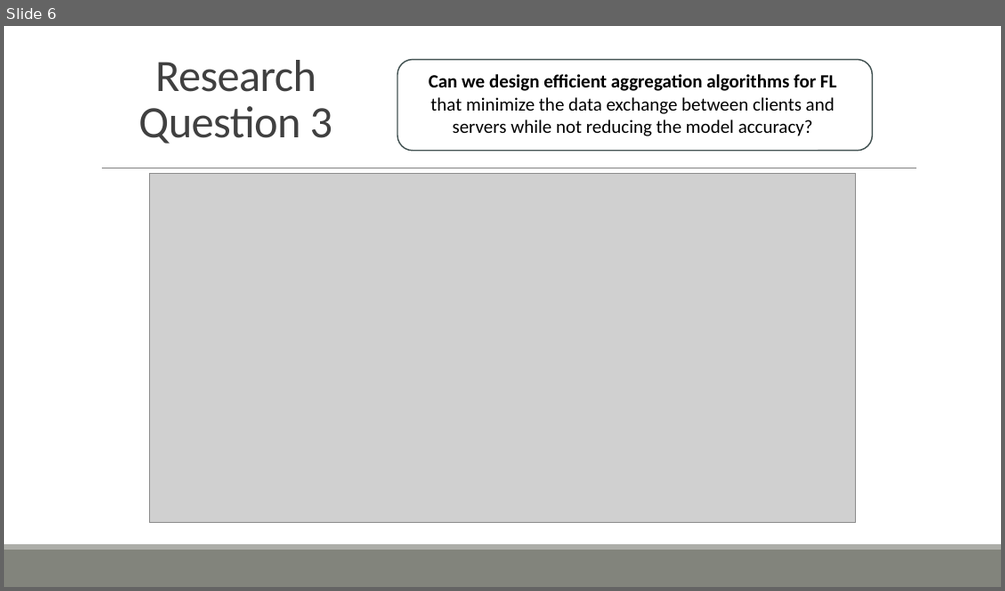
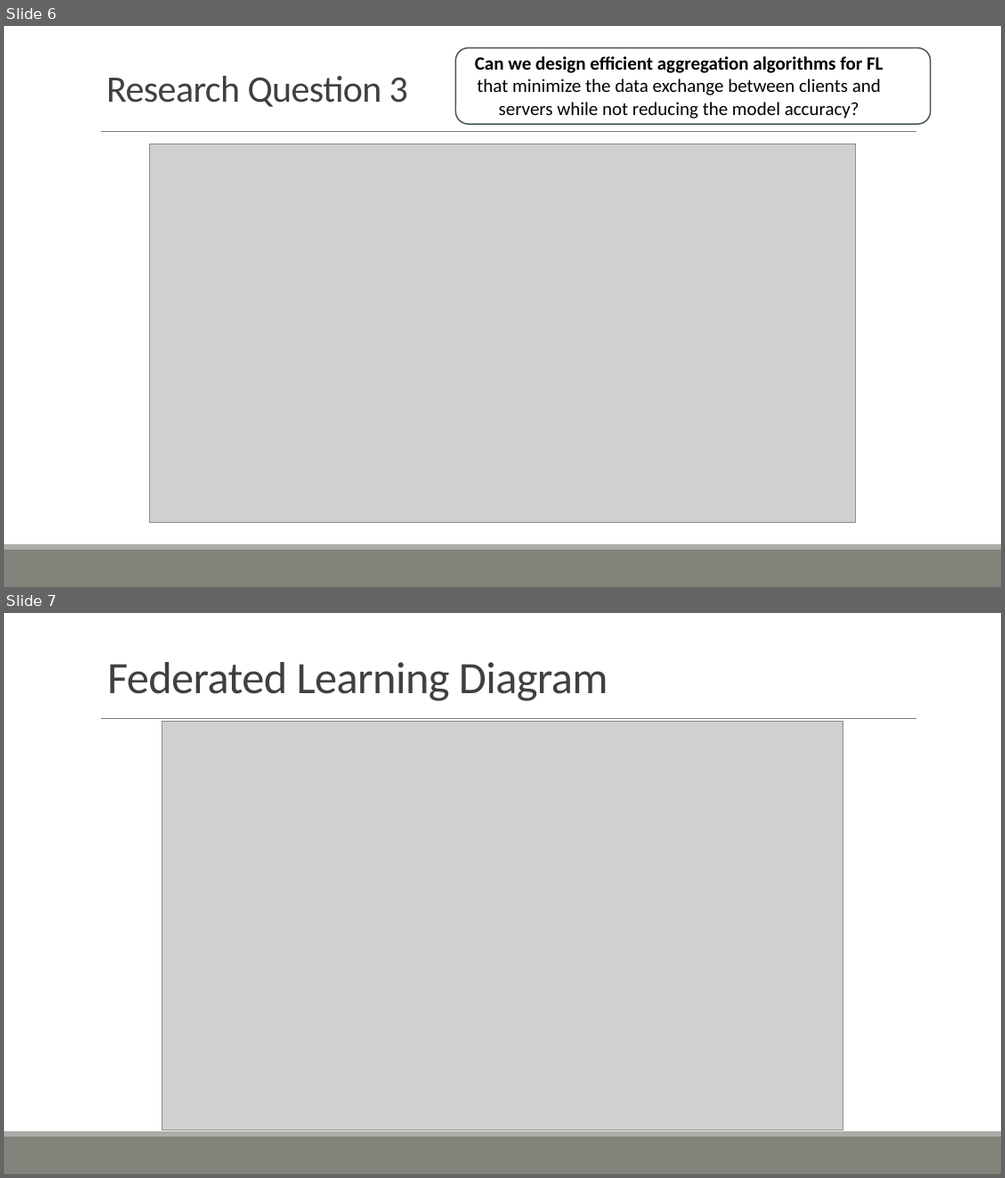
Before and after one commit to ofithcheallaigh/phd, a slide deck: Presentations/Supervisor Meetings/2024/Upcoming Meeting.pptx. Shown one above the other, each under a label of ours: slide 6 before the commit, slides 6 and 7 after it. The pictures are 1005x591 and 1005x1178 pixels, drawn with LibreOffice and Linux fonts; fonts in the diff are those of the drawing; grey boxes stand for pictures. Boxes give left, top, right and bottom in pixels: in the first picture for what was removed or moved away, otherwise in the second. Text is boxed around its words. In the diff, an @@ line names an element or a change of style, - is before the commit and + after.

Commit message:
Added LF system diagram, and changed some slide formatting

```diff
--- a/Presentations/Supervisor Meetings/2024/Upcoming Meeting.pptx
+++ b/Presentations/Supervisor Meetings/2024/Upcoming Meeting.pptx
@@ slide 7 added at [4, 613, 1001, 1174], background #FFFFFF; not listed: 3 template elements that a slide beside it also shows @@
@@ title added at [107, 662, 608, 701], 43.2 pt, text #404040 @@
+Federated Learning Diagram
@@ picture added at [162, 722, 843, 1130] @@
@@ slide 6 changed as well @@
@@ text "Can we design efficient aggregation ...": place and size @@
-text "Can we design efficient aggregation ..." at [429, 74, 836, 136]
+text "Can we design efficient aggregation ..." at [475, 56, 882, 119]
@@ rounded rectangle: place and size @@
-rounded rectangle at [397, 60, 872, 151]
+rounded rectangle at [455, 47, 930, 124]
@@ text "Research Question 3": place and size @@
-text "Research Question 3" at [138, 60, 333, 143]
+text "Research Question 3" at [106, 76, 408, 107]
@@ text "Research Question 3" at [106, 76, 408, 107]: size 43.2 to 36 pt; alignment centre to left; line spacing 0.85 to 0.65 @@
@@ line moved from (102, 168) - (917, 168) to (101, 131) - (916, 131) @@
@@ picture: place and size @@
-picture at [150, 174, 856, 523]
+picture at [150, 143, 856, 523]
```
Also in this commit, not shown: 6 other slides changed, 1 slide removed.
